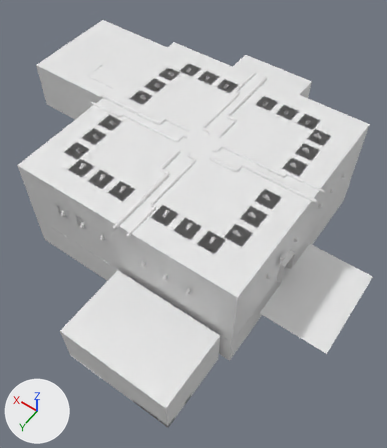
Two versions of the FBX model GameJam/Assets/Resources/Prefabs/UXC_RiddledHeartsMapLayout.fbx, one commit apart.
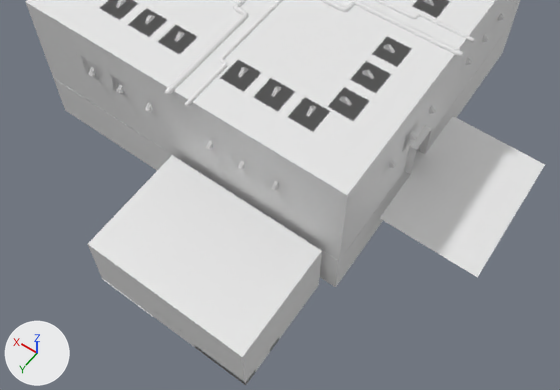
Old and new are each drawn whole from a 50 mm lens placed at (-44.4, 64.2, 107.1), pointed at (-0.9, 3.2, 11.3) and again close up on the part from 0% to 99% of the width and 37% to 96% of the height. The lights are fixed; the arrows at lower left show +X, +Y and +Z. Vertices at the same position are counted once.

The scene before the commit, as lines of its bpy script (objects in view):
```python
me_plane_008 = bpy.data.meshes.new('Plane.008')
me_plane_008.from_pydata(...)  # 71646 vertices, 69100 faces; spans x -40.0..50.0, y -46.0..42.1, z 0.8..33.9
ob_uxc_riddledheartsmaplayout = bpy.data.objects.new('UXC_RiddledHeartsMapLayout', me_plane_008)
ob_uxc_riddledheartsmaplayout.location = (0.0, 0.0, 0.0)
```
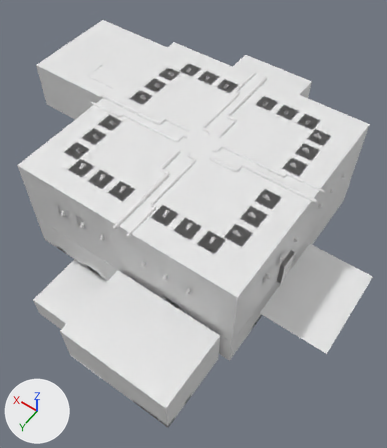
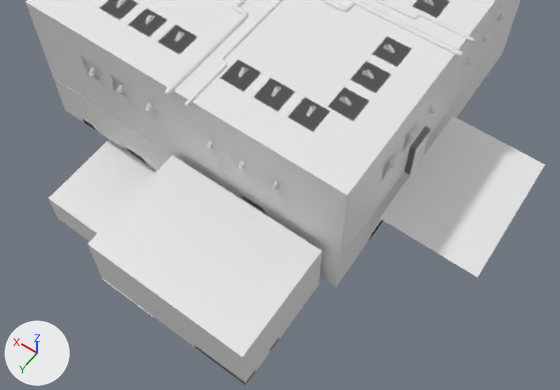
Patch to the scene script:
```diff
--- a/GameJam/Assets/Resources/Prefabs/UXC_RiddledHeartsMapLayout.fbx.py
+++ b/GameJam/Assets/Resources/Prefabs/UXC_RiddledHeartsMapLayout.fbx.py
@@ me_plane_008 @@
 # used by ob_uxc_riddledheartsmaplayout; location = (0.0, 0.0, 0.0)
-me_plane_008.from_pydata(...)  # 71646 vertices, 69100 faces; spans x -40.0..50.0, y -46.0..42.1, z 0.8..33.9
+me_plane_008.from_pydata(...)  # 73583 vertices, 70962 faces; spans x -40.0..50.0, y -46.0..42.1, z 0.8..33.9
+# me_plane_008 part 1: 110 vertices moved within x -23.0..5.0, y -9.0..25.0, z 1.0..17.0; 2 vertices removed from x 9.0, y 19.0, z 3.0..5.0; 1913 vertices added at x -25.9..17.0, y 5.0..37.0, z 1.0..23.0
```

Location of each change, (x1, y1, x2, y2) in pixels of the close-ups (560 x 390 px):
part 1 of me_plane_008, built on: after (48, 126, 431, 241)
